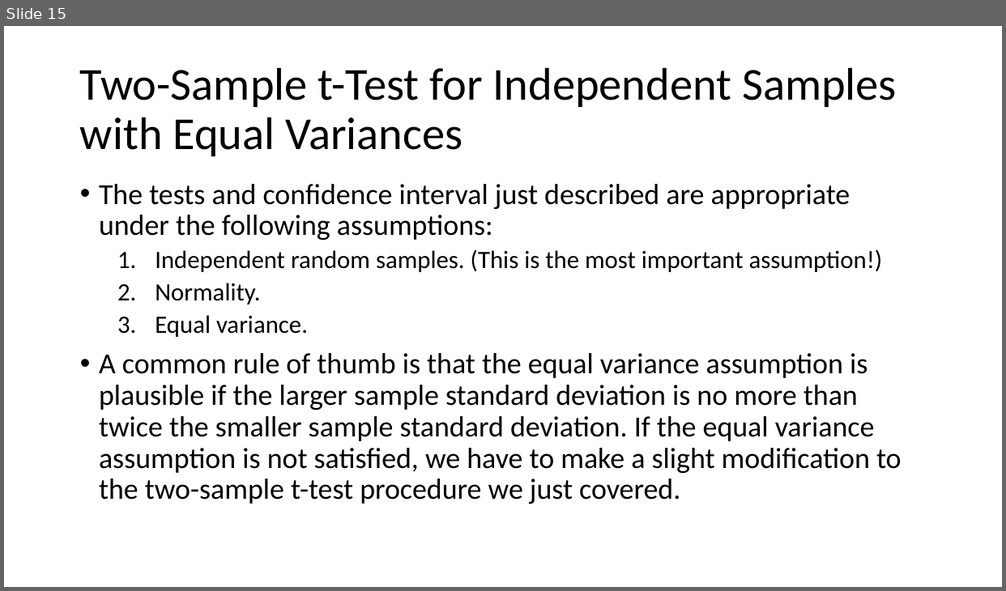
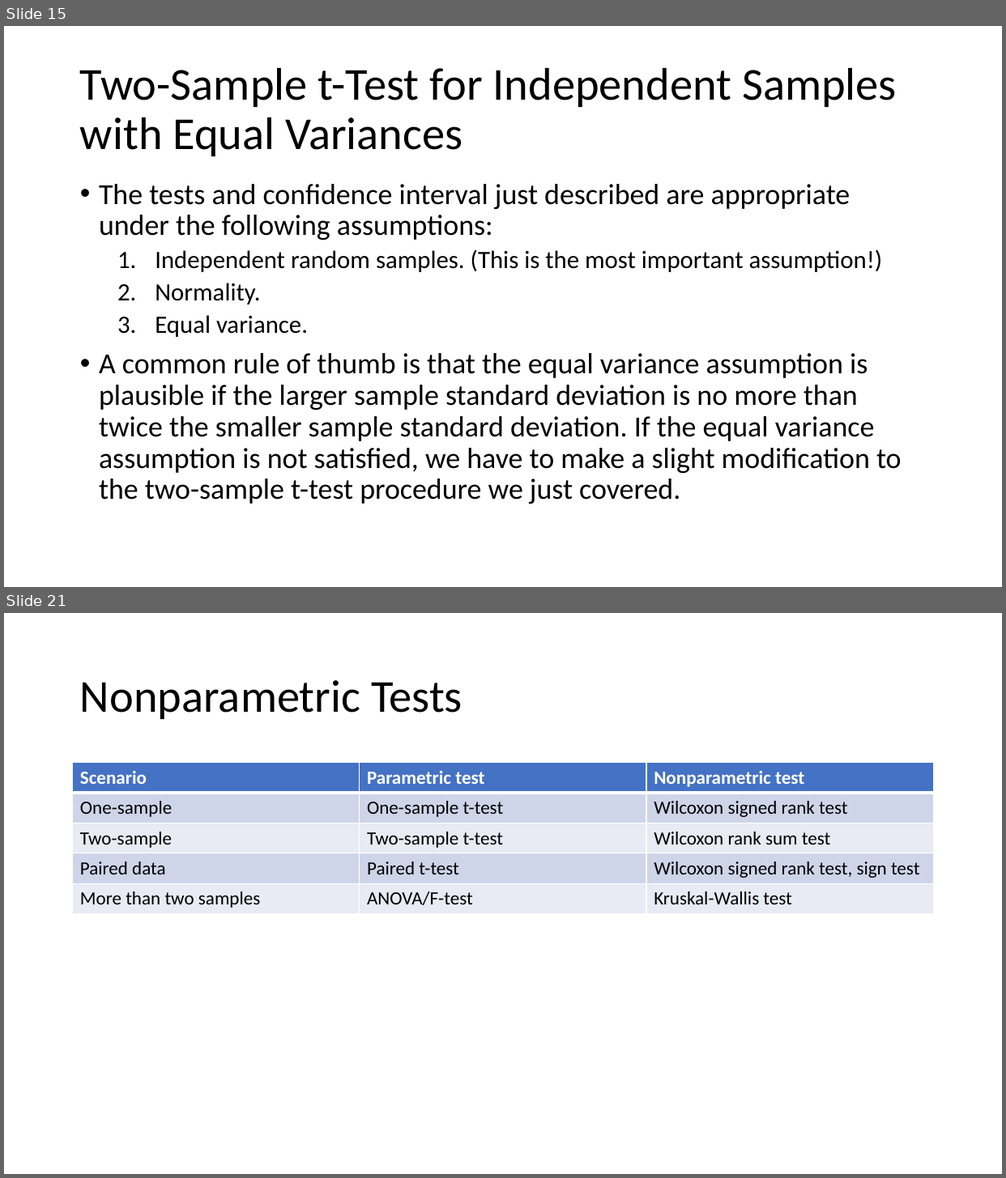
Before and after one commit to bgreenwell/STT6300, a slide deck: Slides/STT 6300 - Chapter 7.pptx. Shown one above the other, each under a label of ours: slide 15 before the commit, slides 15 and 21 after it; the slides between them are not shown. The pictures are 1006x591 and 1006x1178 pixels, drawn with LibreOffice and Linux fonts; fonts in the diff are those of the drawing. Boxes give left, top, right and bottom in pixels: in the first picture for what was removed or moved away, otherwise in the second. Text is boxed around its words. In the diff, an @@ line names an element or a change of style, - is before the commit and + after.

```diff
--- a/Slides/STT 6300 - Chapter 7.pptx
+++ b/Slides/STT 6300 - Chapter 7.pptx
@@ slide 21 added at box(4, 613, 1002, 1174), background #FFFFFF @@
@@ title added at box(80, 680, 462, 719), 44 pt, text #000000 @@
+Nonparametric Tests
@@ table added at box(73, 763, 933, 914), 5 rows, 3 columns @@
+Scenario | Parametric test | Nonparametric test
+One-sample | One-sample t-test | Wilcoxon signed rank test
+Two-sample | Two-sample t-test | Wilcoxon rank sum test
+Paired data | Paired t-test | Wilcoxon signed rank test, sign test
+More than two samples | ANOVA/F-test | Kruskal-Wallis test
```
Also in this commit, not shown: 2 slides changed, 9 other slides added, 1 other file.
